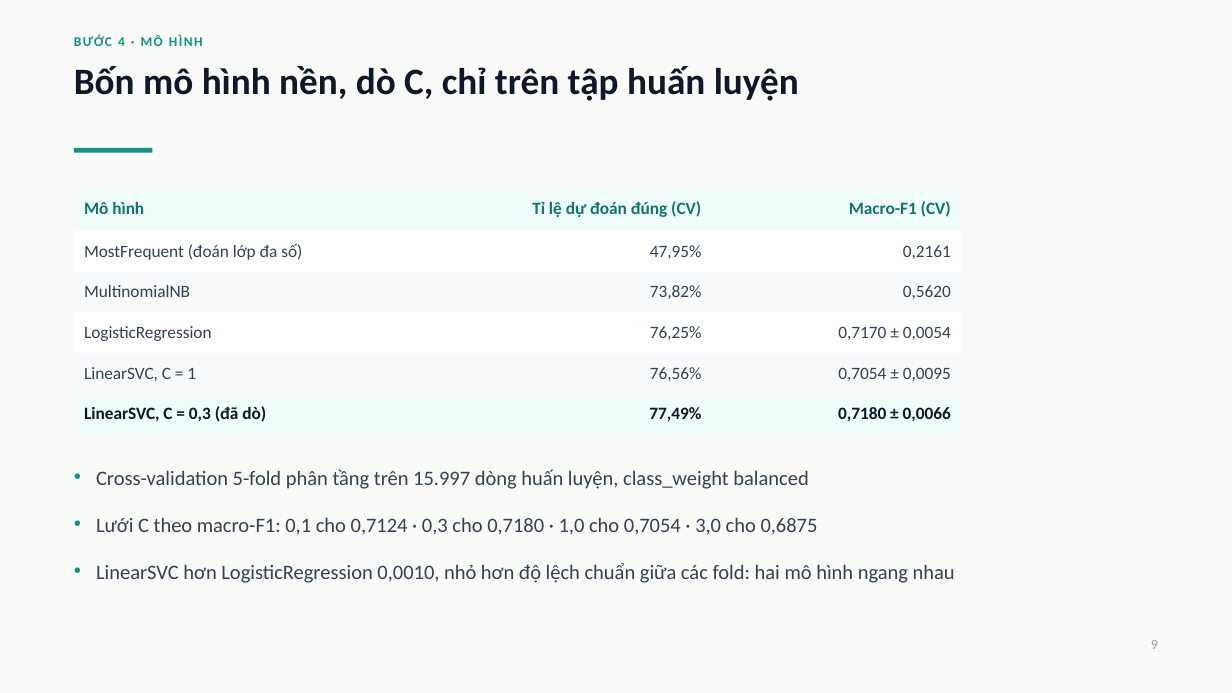
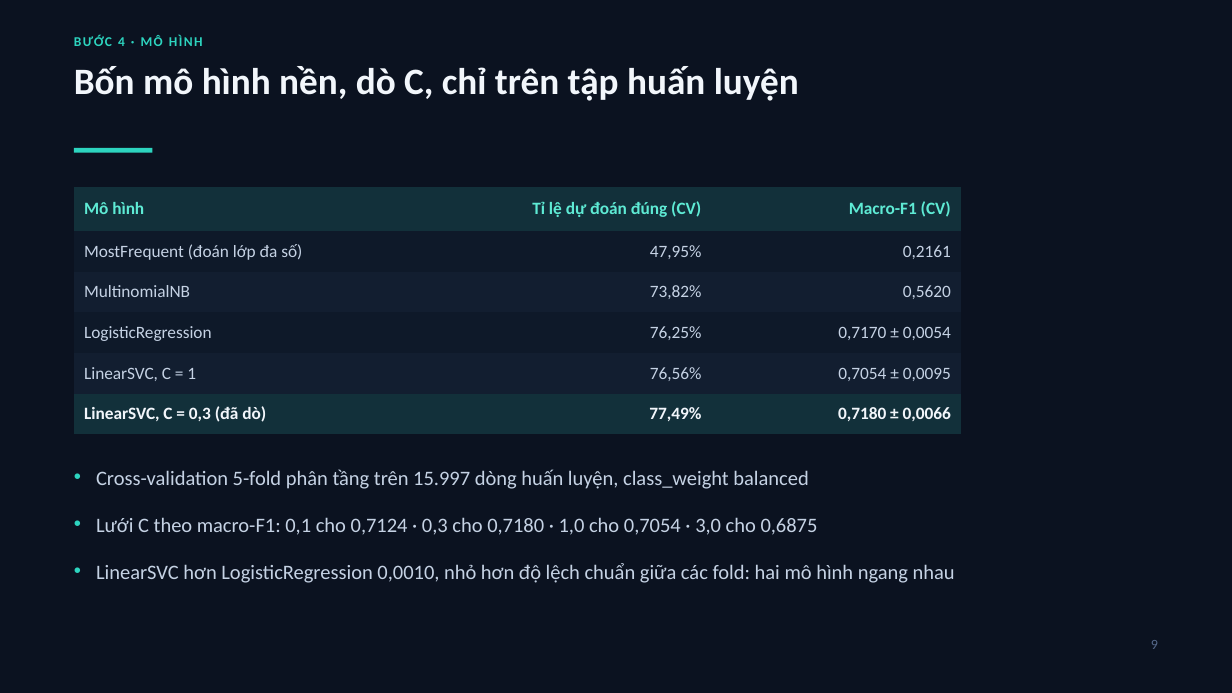
Before and after one commit to Phuhieu24/NLP_PhanTichBinhLuanYoutube, a slide deck: slide 9 of report/CS221_slide.pptx. Drawn at 1232x693 pixels with LibreOffice and Linux fonts; fonts in the diff are those of the drawing. Boxes give left, top, right and bottom in pixels: in the first picture for what was removed or moved away, otherwise in the second. Text is boxed around its words. In the diff, an @@ line names an element or a change of style, - is before the commit and + after.

Commit message:
feat(slides): đổi bài thuyết trình sang tông tối, sơ đồ phủ kín khung hình
Nền #0B1220, chữ gần trắng, nhấn xanh ngọc #2DD4BF: khi chia sẻ qua màn hình họp
thì nền sáng bị chói và chữ xám nhạt khó đọc.

Hai slide sơ đồ (pipeline, quy trình đánh giá) bỏ tiêu đề và phủ kín 13,333 x 7,5
inch, vì bản thân sơ đồ đã có tiêu đề và tỉ lệ đúng 16:9. Ma trận nhầm lẫn, ảnh
ứng dụng, bảng và cỡ chữ ở các slide còn thưa được phóng to cho vừa khung hình.

```diff
--- a/report/CS221_slide.pptx
+++ b/report/CS221_slide.pptx
@@ background #FAFAF9 to #0B1220 @@
@@ text "BƯỚC 4 · MÔ HÌNH" at bbox=[118, 37, 271, 95]: text colour #0D9488 to #2DD4BF @@
@@ text "Bốn mô hình nền, dò ..." at bbox=[74, 66, 799, 101]: text colour #0F172A to #F2F6FB @@
@@ rectangle at bbox=[74, 148, 152, 152]: fill #0D9488 to #2DD4BF @@
@@ table at bbox=[74, 187, 961, 434] @@
@@ fill #F0FDFA to #12303A in 6 cells @@
@@ fill #FFFFFF to #0E1929 in 6 cells @@
@@ fill #F8FAFC to #121E30 in 6 cells @@
@@ text colour #0F766E to #5EEAD4 in "Mô hình", "Tỉ lệ dự đoán đúng (CV)", "Macro-F1 (CV)" @@
@@ text colour #334155 to #C5D2E4 in "MostFrequent (đoán lớp đa số)", "47,95%", "0,2161", "MultinomialNB" and 8 more places @@
@@ text colour #0F172A to #F2F6FB in "LinearSVC, C = 0,3 (đã dò)", "77,49%", "0,7180 ± 0,0066" @@
@@ text "Cross-validation 5-fold phân tầng trên ..." at bbox=[96, 469, 955, 583]: text colour #334155 to #C5D2E4; bullet colour #0D9488 to #2DD4BF @@
@@ text "9" at bbox=[1151, 640, 1158, 649]: text colour #94A3B8 to #55688A @@
```
Also in this commit, not shown: 15 other slides changed, 2 slides added, 2 slides removed, 1 other file.
